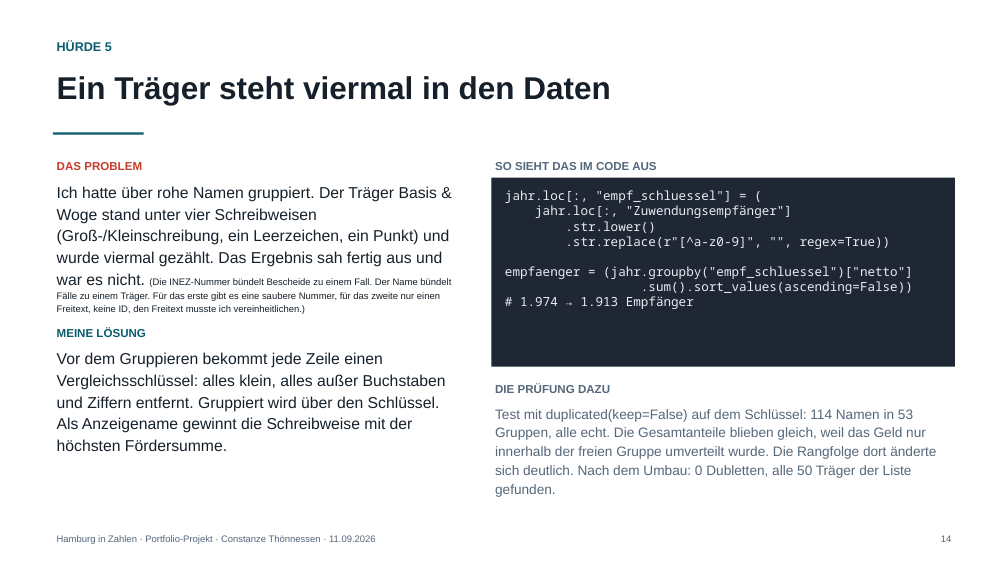
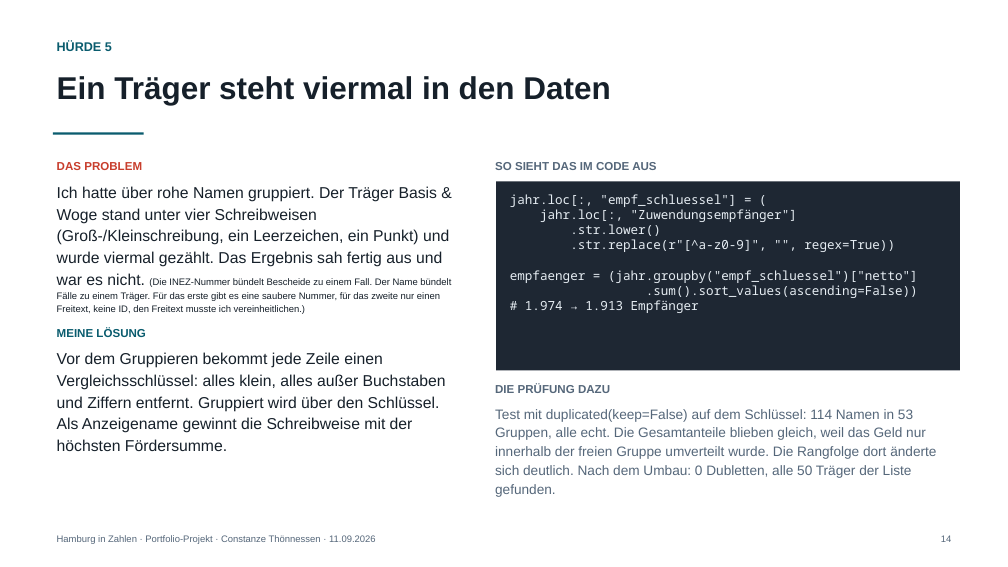
Before and after one commit to Coco1606/hamburg-in-zahlen-manuell, a slide deck: slide 14 of praesentation-hamburg-in-zahlen-2026-09-11.pptx. Drawn at 1008x567 pixels with LibreOffice and Linux fonts; fonts in the diff are those of the drawing. Boxes give left, top, right and bottom in pixels: in the first picture for what was removed or moved away, otherwise in the second. Text is boxed around its words. In the diff, an @@ line names an element or a change of style, - is before the commit and + after.

Commit message:
präsentation

```diff
--- a/praesentation-hamburg-in-zahlen-2026-09-11.pptx
+++ b/praesentation-hamburg-in-zahlen-2026-09-11.pptx
@@ rectangle "jahr.loc[:, "empf_schluessel"] = (": place and size @@
-rectangle "jahr.loc[:, "empf_schluessel"] = (" at (492, 178, 955, 367)
+rectangle "jahr.loc[:, "empf_schluessel"] = (" at (496, 181, 960, 371)
```
Also in this commit, not shown: 3 slides added, 1 slide removed.
